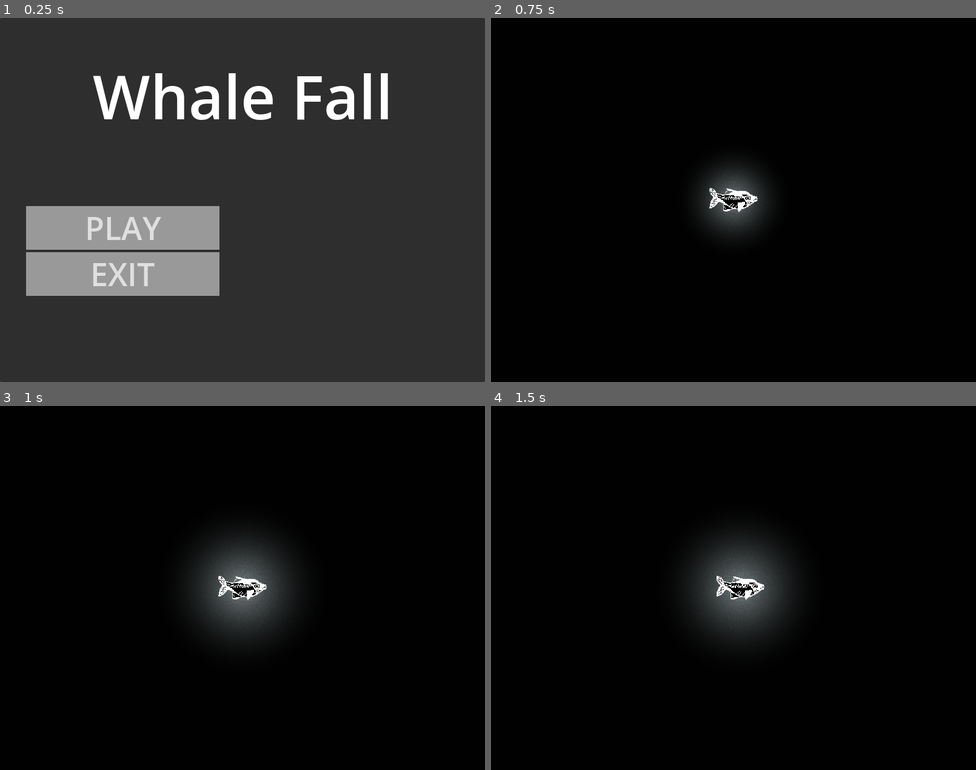
Above: before the commit, frames 1-4 (two rows, left to right).
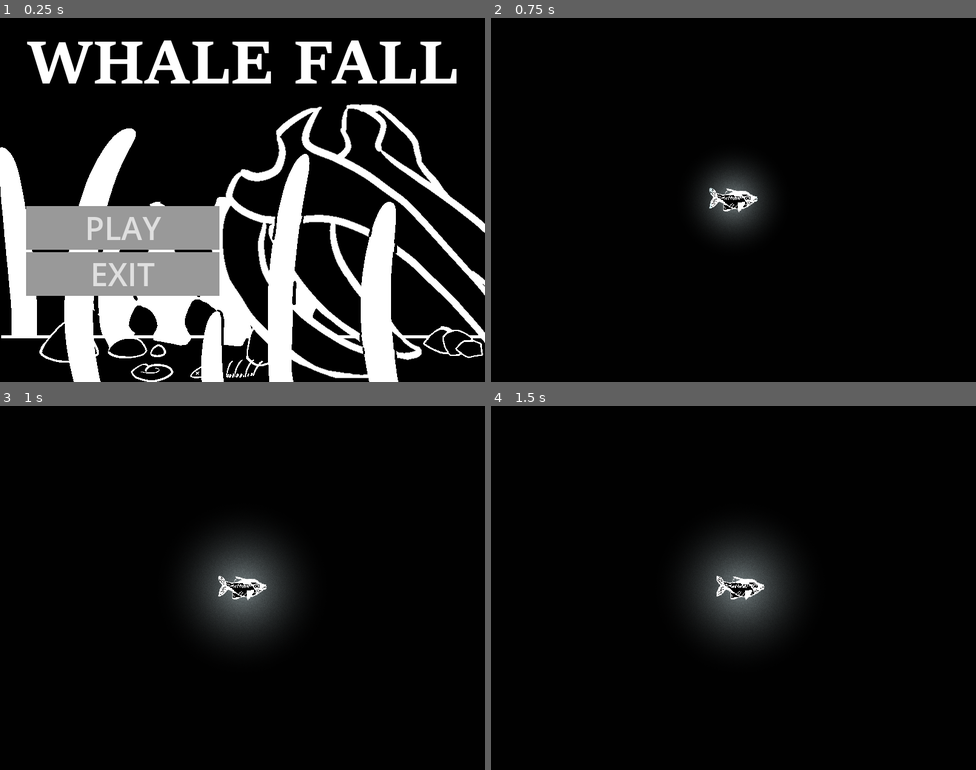
Above: after the commit, the same moments.

Repository: EdmarDev/ld57
Game: Godot game, scene res://Menu.tscn
Two runs of this game, one before a commit and one after it. Both use one fixed random seed, a clock stepped at 60 frames per second and the inputs below.
Inputs:
- Up to frame 1 (0.25 s): no input
- Up to frame 2 (0.75 s): click "PLAY" at 0.5 s
- Up to frame 3 (1 s): no input
- Up to frame 4 (1.5 s): tap Enter at 1.25 s; hold D (move_right) from 1.28 s (still down); tap Space (spit) at 1.35 s

The runs differ from the first frame. In frame 1, 90% of the frame differs, in the area x 0-100%, y 0-100%; in frame 2, nothing differs; in frame 3, nothing differs; in frame 4, nothing differs.

Commit message:
feat: add menu image

Diff:
--- a/Menu.tscn
+++ b/Menu.tscn
@@ -1,7 +1,8 @@
-[gd_scene load_steps=9 format=3 uid="uid://b6uu0dxbua4wq"]
+[gd_scene load_steps=10 format=3 uid="uid://b6uu0dxbua4wq"]
 
 [ext_resource type="Script" uid="uid://ba87iqtwkkv7q" path="res://menu.gd" id="1_uubjt"]
 [ext_resource type="AudioStream" uid="uid://mn5qoian1uig" path="res://Sound/Underwater Vortex Sound Effect.MP3" id="2_5yleq"]
+[ext_resource type="Texture2D" uid="uid://cpi8304d84p12" path="res://menubg.png" id="2_ylpcl"]
 
 [sub_resource type="StyleBoxFlat" id="StyleBoxFlat_5yleq"]
 
@@ -24,15 +25,17 @@
 grow_vertical = 2
 script = ExtResource("1_uubjt")
 
-[node name="Panel" type="Panel" parent="."]
+[node name="Panel" type="TextureRect" parent="."]
 layout_mode = 1
 anchors_preset = 15
 anchor_right = 1.0
 anchor_bottom = 1.0
 grow_horizontal = 2
 grow_vertical = 2
+texture = ExtResource("2_ylpcl")
 
 [node name="Label" type="Label" parent="."]
+visible = false
 layout_mode = 1
 anchors_preset = 13
 anchor_left = 0.5
Binary file added: menubg.png
Not shown, added: menubg.png.import
